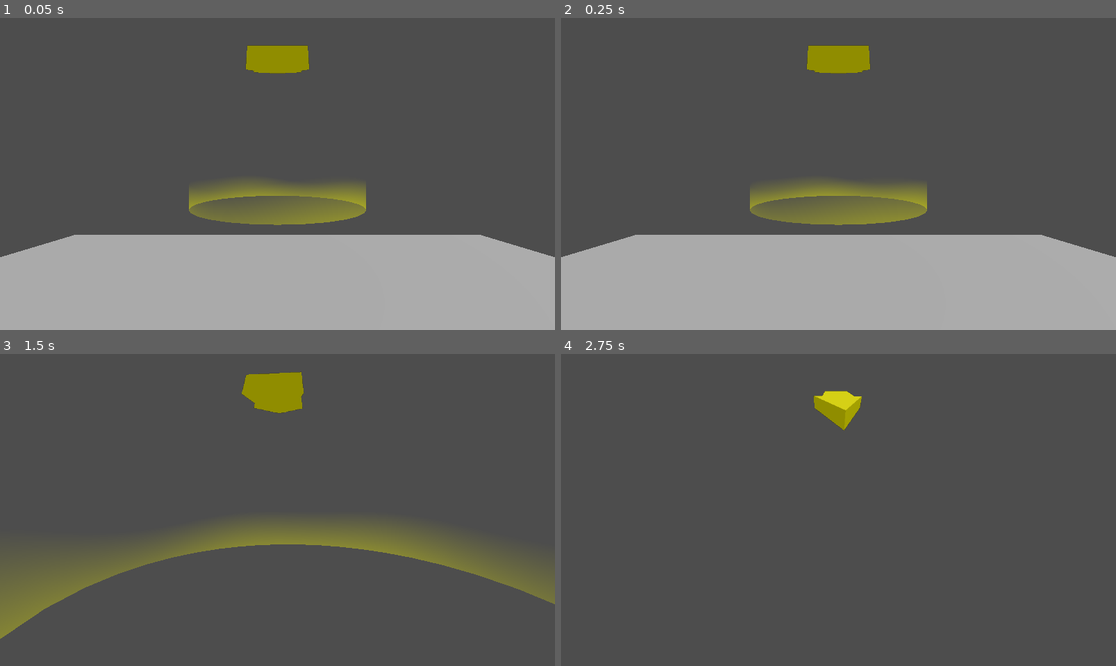
Above: before the commit, frames 1-4 (two rows, left to right).
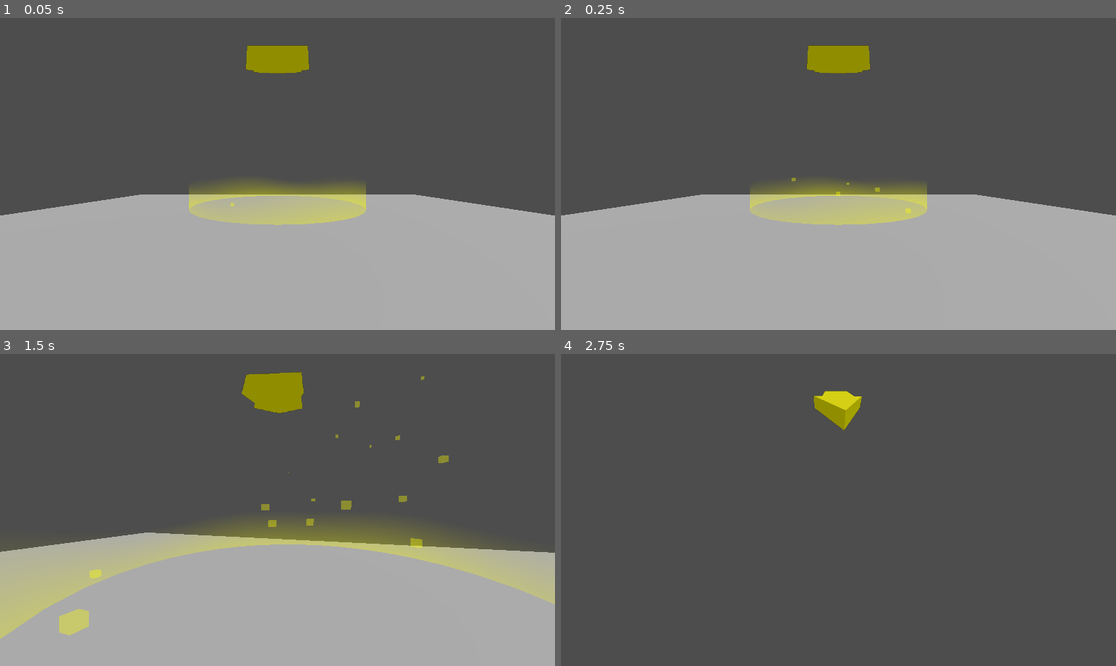
Above: after the commit, the same moments.

Repository: dairycultist/CityZoomer
Game: Godot game, scene res://game_scene.tscn
Two runs of this game, one before a commit and one after it. Both use one fixed random seed, a clock stepped at 60 frames per second and the inputs below.
Inputs (mouse positions are in pixels of both pictures, inside the frame that each line leads up to):
- Up to frame 1 (0.05 s): no input
- Up to frame 2 (0.25 s): no input
- Up to frame 3 (1.5 s): tap Enter at 0.5 s; move the mouse to (305, 510) at 0.52 s; hold W (walk_up) from 0.53 s (still down); tap Space (jump) at 0.77 s; move the mouse to (249, 510) at 1.27 s
- Up to frame 4 (2.75 s): keep holding W (walk_up); tap Space (jump) at 1.52 s; move the mouse to (849, 503) at 2.02 s

The runs differ from the first frame. In frame 1, 12% of the frame differs, in the area x 0-100%, y 56-77%; in frame 2, 12%; in frame 3, 40%, in the area x 0-100%, y 7-100%; in frame 4, nothing differs.

Commit message:
Checkpoint particles

Diff:
--- a/game_scene.tscn
+++ b/game_scene.tscn
@@ -11,7 +11,7 @@
 [sub_resource type="WorldBoundaryShape3D" id="WorldBoundaryShape3D_mlf6e"]
 
 [sub_resource type="PlaneMesh" id="PlaneMesh_mlf6e"]
-size = Vector2(10, 10)
+size = Vector2(20, 30)
 
 [sub_resource type="Environment" id="Environment_mixcd"]
 background_mode = 1
@@ -27,6 +27,38 @@
 [sub_resource type="ShaderMaterial" id="ShaderMaterial_mixcd"]
 render_priority = 0
 shader = ExtResource("2_v1wow")
+
+[sub_resource type="Curve" id="Curve_mj2jn"]
+_data = [Vector2(0, 1), 0.0, 1.75029, 0, 0, Vector2(1, 0), -1.39228, 0.0, 0, 0]
+point_count = 2
+
+[sub_resource type="CurveTexture" id="CurveTexture_kdryc"]
+curve = SubResource("Curve_mj2jn")
+
+[sub_resource type="ParticleProcessMaterial" id="ParticleProcessMaterial_6e45b"]
+emission_shape_scale = Vector3(4, 0, 4)
+emission_shape = 6
+emission_ring_axis = Vector3(0, 1, 0)
+emission_ring_height = 1.0
+emission_ring_radius = 1.0
+emission_ring_inner_radius = 0.0
+emission_ring_cone_angle = 90.0
+direction = Vector3(0, 1, 0)
+spread = 0.0
+initial_velocity_min = 5.0
+initial_velocity_max = 7.0
+gravity = Vector3(0, -5, 0)
+scale_min = 0.5
+scale_curve = SubResource("CurveTexture_kdryc")
+
+[sub_resource type="StandardMaterial3D" id="StandardMaterial3D_e35lh"]
+transparency = 1
+shading_mode = 0
+albedo_color = Color(1, 1, 0, 0.356863)
+
+[sub_resource type="BoxMesh" id="BoxMesh_mj2jn"]
+material = SubResource("StandardMaterial3D_e35lh")
+size = Vector3(0.2, 0.2, 0.2)
 
 [node name="GameScene" type="Node3D"]
 
@@ -64,7 +96,9 @@
 
 [node name="SubViewport" type="SubViewport" parent="SubViewportContainer"]
 transparent_bg = true
+handle_input_locally = false
 size = Vector2i(200, 200)
+render_target_update_mode = 4
 
 [node name="Camera3D" type="Camera3D" parent="SubViewportContainer/SubViewport"]
 transform = Transform3D(1, 0, 0, 0, 1, 0, 0, 0, 1, 0, 10, 0)
@@ -95,3 +129,8 @@
 material_override = SubResource("ShaderMaterial_mixcd")
 mesh = ExtResource("3_v1wow")
 skeleton = NodePath("../..")
+
+[node name="GPUParticles3D" type="GPUParticles3D" parent="Checkpoint"]
+amount = 20
+process_material = SubResource("ParticleProcessMaterial_6e45b")
+draw_pass_1 = SubResource("BoxMesh_mj2jn")
Not shown: 1 places in game_scene.tscn that only renumber resources
